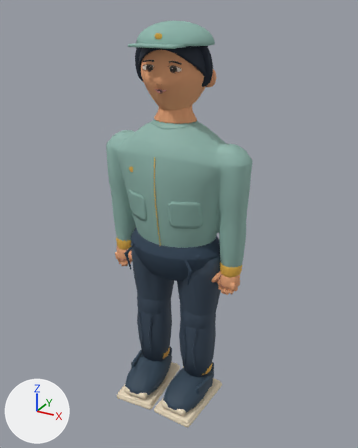
The Blender file models/atrium/residents/he.blend as it was, and as the next commit left it.
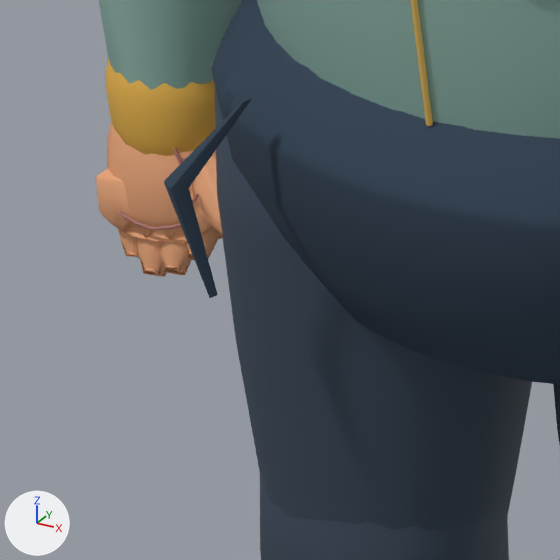
The first picture shows the older version from a camera (50 mm lens) standing at (0.974, -1.741, 1.752) and looking at (0.023, -0.013, 0.888). The close-ups show the older and then the newer version on the part from 28% to 50% of the width and 51% to 68% of the height of that picture. Only the edits that show in the close-ups are written down. The lights are fixed; the arrows at lower left show +X, +Y and +Z.

The first close-up shows 'HipLoadFold_-1', 'SkinnedArticulationCore', 'SkinnedArticulationDetail', 'TrouserSeat', 'Work jacket seam' and 1 more.
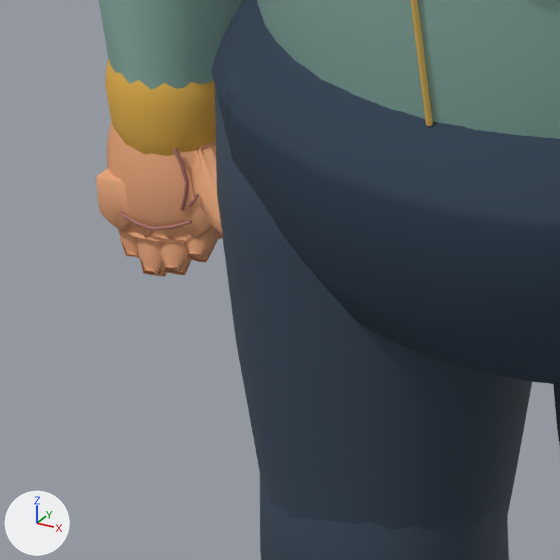
The change, as JSON lines over the scene's bpy script:
```json
{"op": "remove", "block": "ob_hiploadfold__1", "code": ["ob_hiploadfold__1 = bpy.data.objects.new('HipLoadFold_-1', me_hiploadfold__1mesh)", "ob_hiploadfold__1.parent = ob_visualroot", "ob_hiploadfold__1.location = (0.0, 0.0, 0.0)", "_m = ob_hiploadfold__1.modifiers.new('Fabric fold softness', 'BEVEL')", "_m.width = 0.00064", "_m.width_pct = 0.00064", "_m.segments = 2"]}
```

What differs and where, as boxes (x1, y1, x2, y2) in the close-ups (560 x 560 px):
```json
{"object": "HipLoadFold_-1", "change": "deleted", "before": [164, 98, 252, 298], "on screen": "dark blue"}
```
